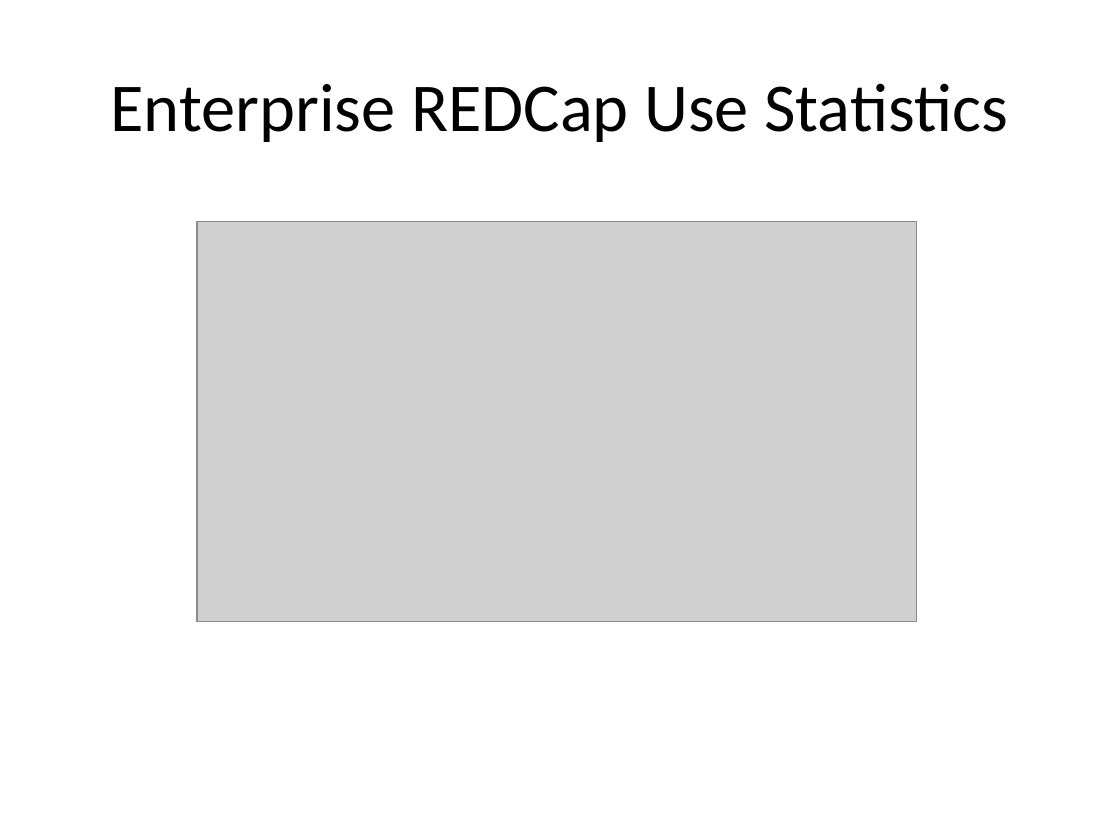
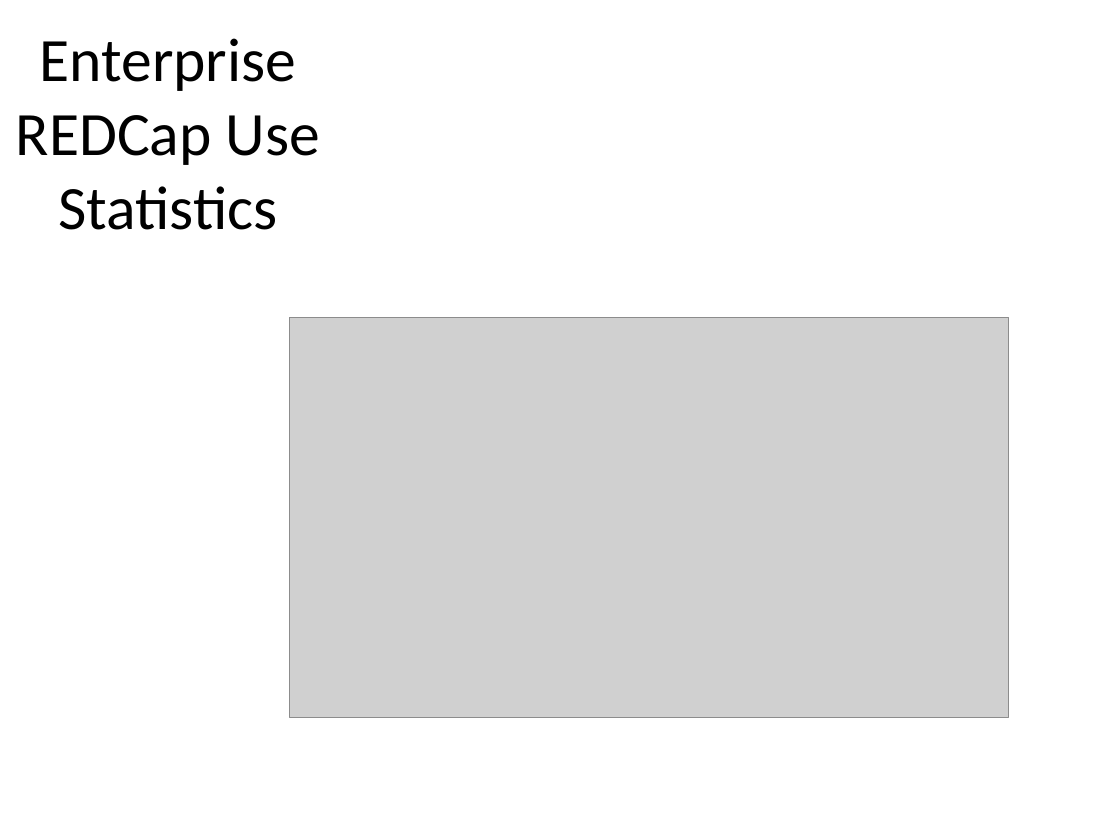
Before and after one commit to OuhscBbmc/RedcapGovernanceDocs, a slide deck: slide 13 of agendas/2016-04-redcap-governance-meeting.pptx (slide 15 before the commit). Drawn at 1120x840 pixels with LibreOffice and Linux fonts; fonts in the diff are those of the drawing; grey boxes stand for pictures. Boxes give left, top, right and bottom in pixels: in the first picture for what was removed or moved away, otherwise in the second. Text is boxed around its words. In the diff, an @@ line names an element or a change of style, - is before the commit and + after.

```diff
--- a/agendas/2016-04-redcap-governance-meeting.pptx
+++ b/agendas/2016-04-redcap-governance-meeting.pptx
@@ text at [16,38,320,230]: text changed; size 44 to 39.6 pt @@
-Enterprise REDCap Use Statistics
+Enterprise
+REDCap Use Statistics
@@ picture: place and size @@
-picture at [197,222,916,622]
+picture at [289,317,1008,717]
```
Also in this commit, not shown: 7 other slides changed, 18 slides added, 8 slides removed.
